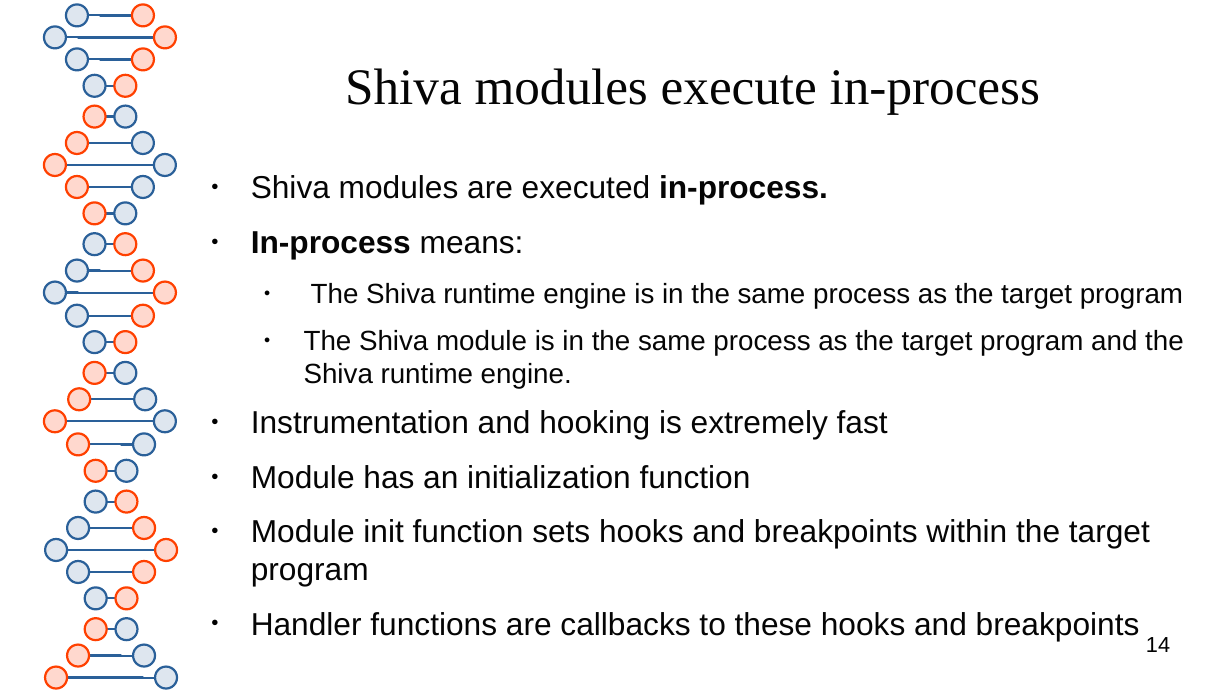
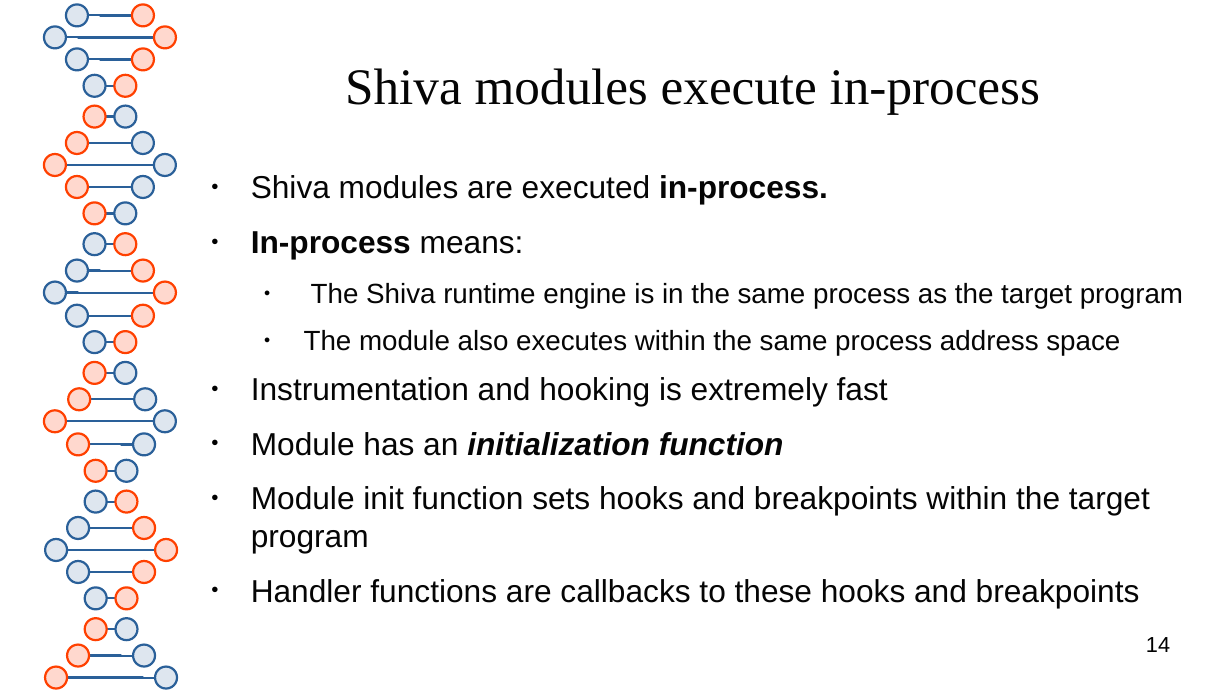
Before and after one commit to advanced-microcode-patching/shiva, a slide deck: slide 14 of presentation/shiva_runtime.odp. Drawn at 1232x693 pixels with LibreOffice and Linux fonts; fonts in the diff are those of the drawing. Boxes give left, top, right and bottom in pixels: in the first picture for what was removed or moved away, otherwise in the second. Text is boxed around its words. In the diff, an @@ line names an element or a change of style, - is before the commit and + after.

```diff
--- a/presentation/shiva_runtime.odp
+++ b/presentation/shiva_runtime.odp
@@ text at (304,330,1120,355): text changed @@
-  ● The Shiva module is in the same process as the target program and the Shiva runtime engine.
+  ● The module also executes within the same process address space
@@ text at (251,432,784,456): bold on, italic on in "initialization function" @@
```
Also in this commit, not shown: 4 other slides changed, 5 slides added, 1 slide removed, 1 other file.
